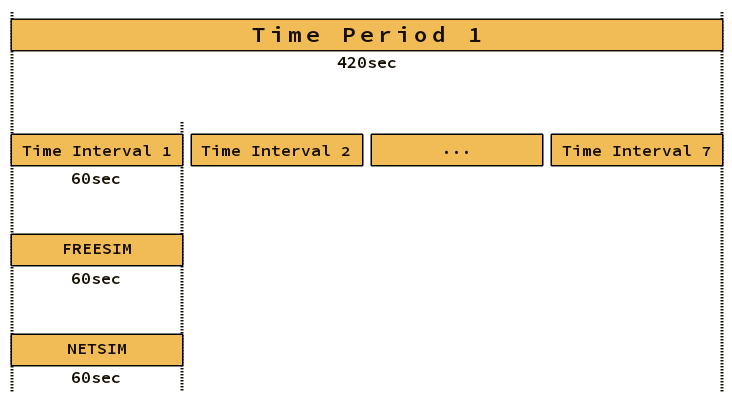
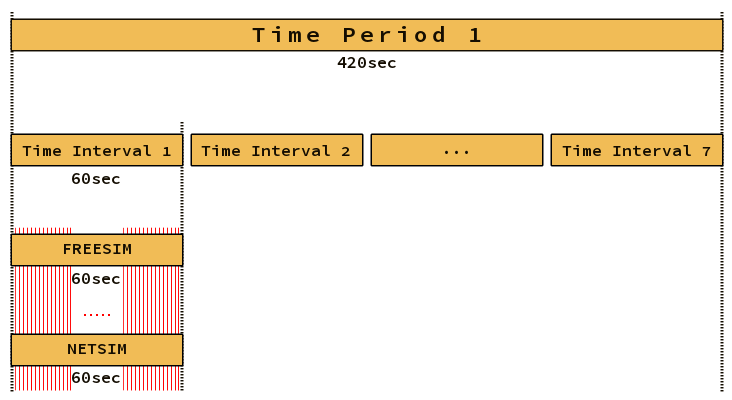
Layer changes from the first w=732, h=400 image to the second:
added layer "....." above "60sec #1" over [84, 314, 110, 316]
added layer "Livello #6" above "Livello #5" over [15, 227, 71, 391]
added layer "Livello #5" over [123, 227, 179, 391]
